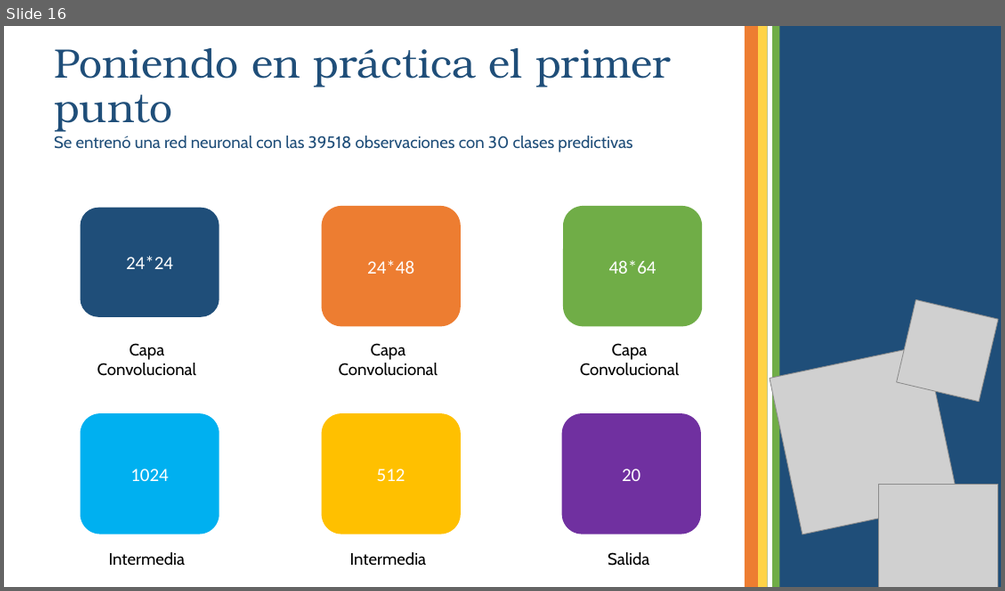
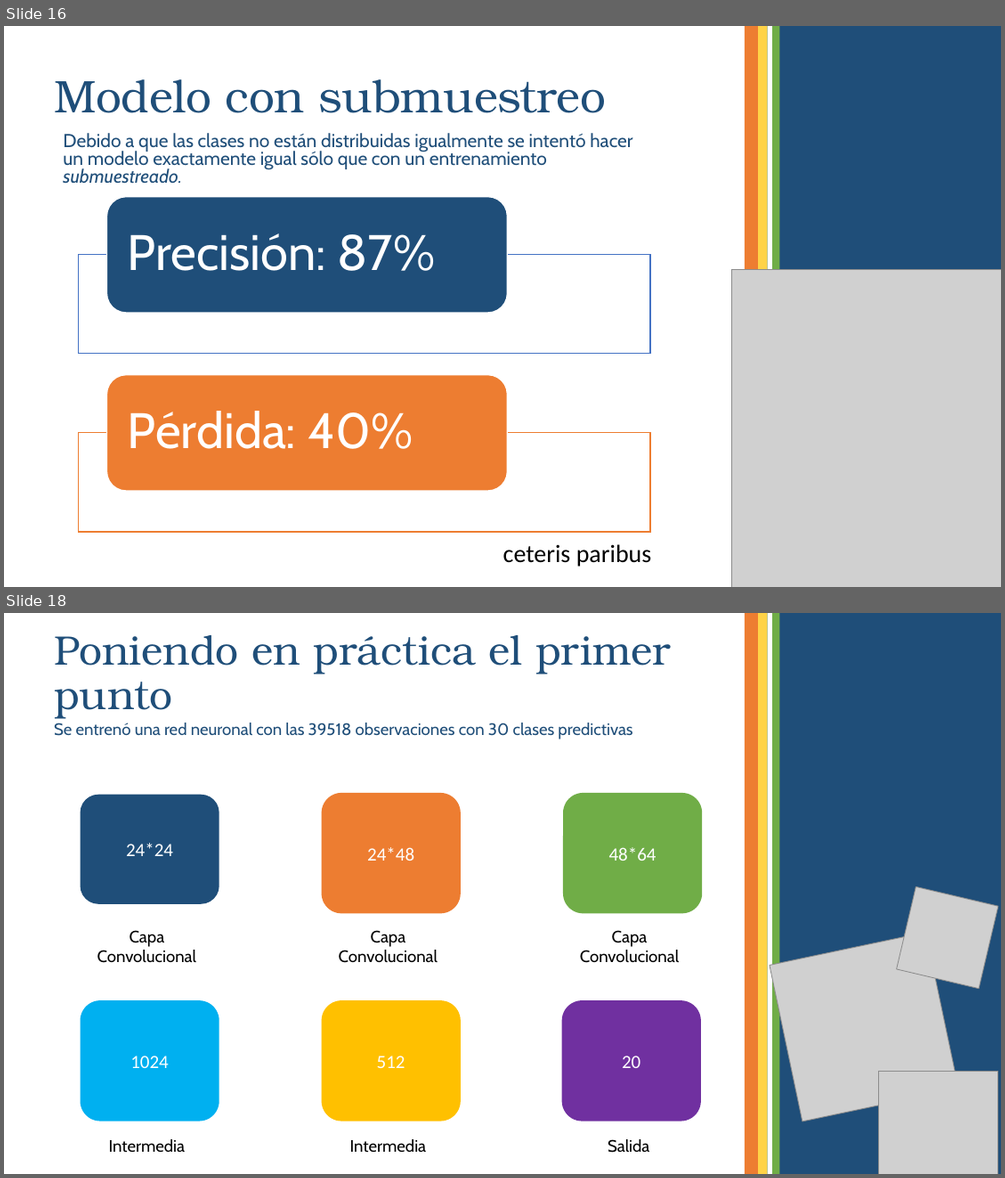
Before and after one commit to Jotade100/MusicCNN, a slide deck: Music Notation CNN.pptx. Shown one above the other, each under a label of ours: slide 16 before the commit, slides 16 and 18 after it; the slides between them are not shown. The pictures are 1005x591 and 1005x1178 pixels, drawn with LibreOffice and Linux fonts; fonts in the diff are those of the drawing; grey boxes stand for pictures. Boxes give left, top, right and bottom in pixels: in the first picture for what was removed or moved away, otherwise in the second. Text is boxed around its words. In the diff, an @@ line names an element or a change of style, - is before the commit and + after.

```diff
--- a/Music Notation CNN.pptx
+++ b/Music Notation CNN.pptx
@@ slide 16 added at [4, 26, 1001, 587], background #FFFFFF @@
@@ title added at [54, 79, 606, 113], 44 pt, text #1F4E79 @@
+Modelo con submuestreo
@@ text added at [63, 133, 632, 184], 18 pt, text #1F4E79 @@
+Debido a que las clases no están distribuidas igualmente se intentó hacer un modelo exactamente igual sólo que con un entrenamiento submuestreado.
@@ group added at [732, 26, 1001, 587]: 5 rectangles, 1 picture @@
@@ group added at [78, 197, 650, 532]: 2 rectangles, 2 rounded rectangles, 2 texts @@
+Precisión: 87%
+Pérdida: 40%
@@ text added at [503, 544, 652, 566], 24 pt, text #000000 @@
+ceteris paribus
@@ what was slide 16 is now slide 18 @@
```
Also in this commit, not shown: 3 slides changed, 1 other slide added, 3 other files.
